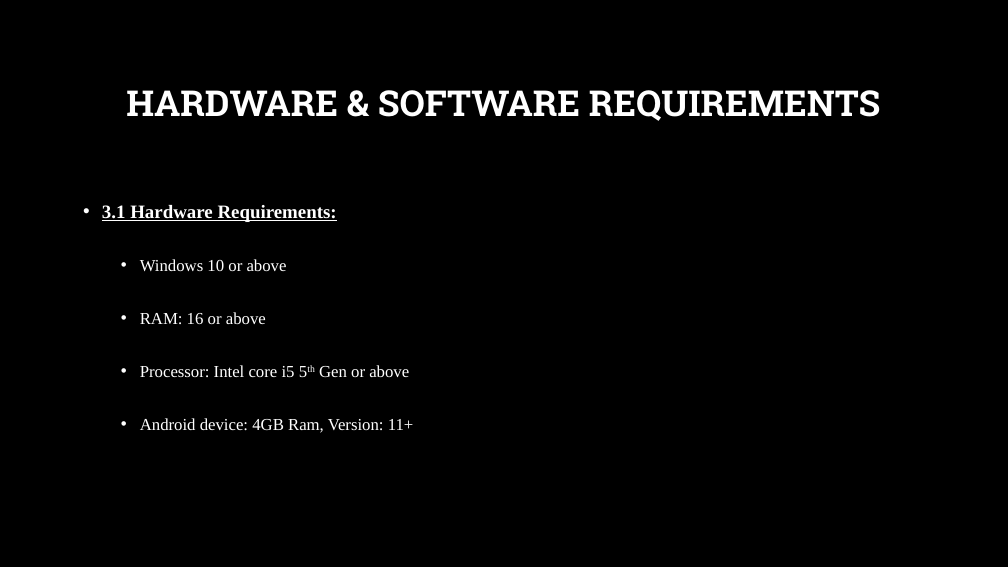
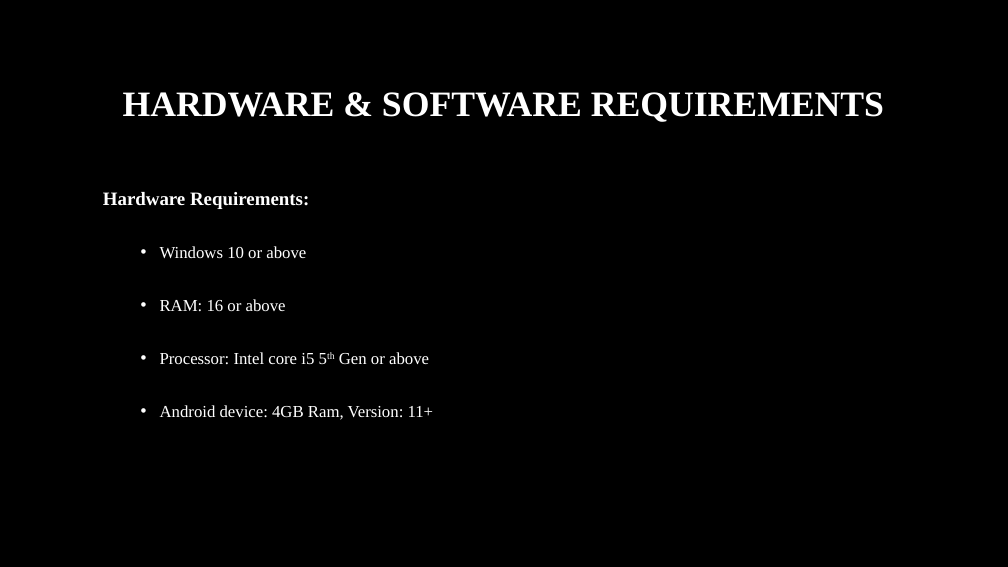
Before and after one commit to Dibya-Bharat/Major_project, a slide deck: slide 4 of Report/Tourism Recommendation Application.pptx. Drawn at 1008x567 pixels with LibreOffice and Linux fonts; fonts in the diff are those of the drawing; background and template pictures are left out. Boxes give left, top, right and bottom in pixels: in the first picture for what was removed or moved away, otherwise in the second. Text is boxed around its words. In the diff, an @@ line names an element or a change of style, - is before the commit and + after.

```diff
--- a/Report/Tourism Recommendation Application.pptx
+++ b/Report/Tourism Recommendation Application.pptx
@@ title "HARDWARE & SOFTWARE REQUIREMENTS" at [123, 92, 884, 122]: font Roboto Slab to Times New Roman @@
@@ text "Hardware Requirements:": place and size @@
-text "Hardware Requirements:" at [102, 205, 414, 433]
+text "Hardware Requirements:" at [103, 192, 434, 420]
@@ text at [103, 192, 309, 209]: text changed @@
-• 3.1 Hardware Requirements:
+Hardware Requirements:
@@ text at [160, 246, 434, 420]: alignment justified to left @@
```
Also in this commit, not shown: 11 other slides changed, 3 slides added, 3 slides removed.
